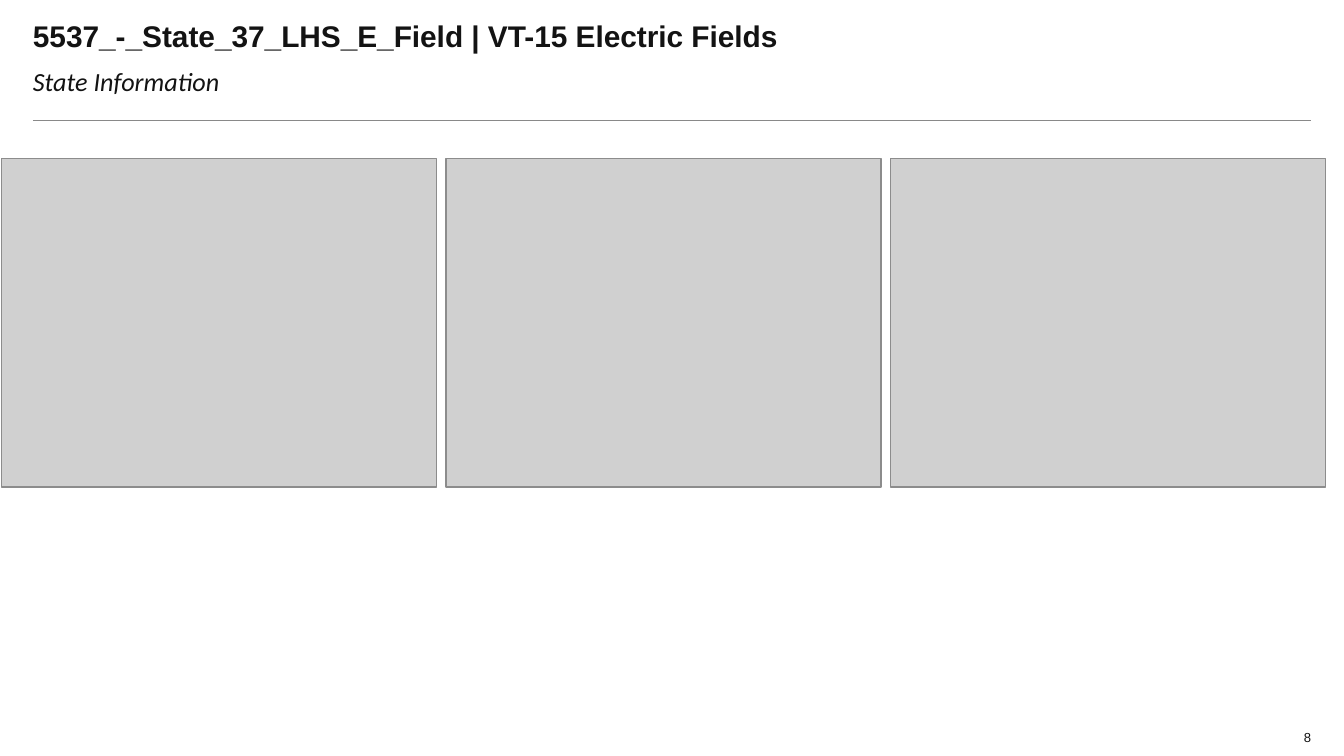
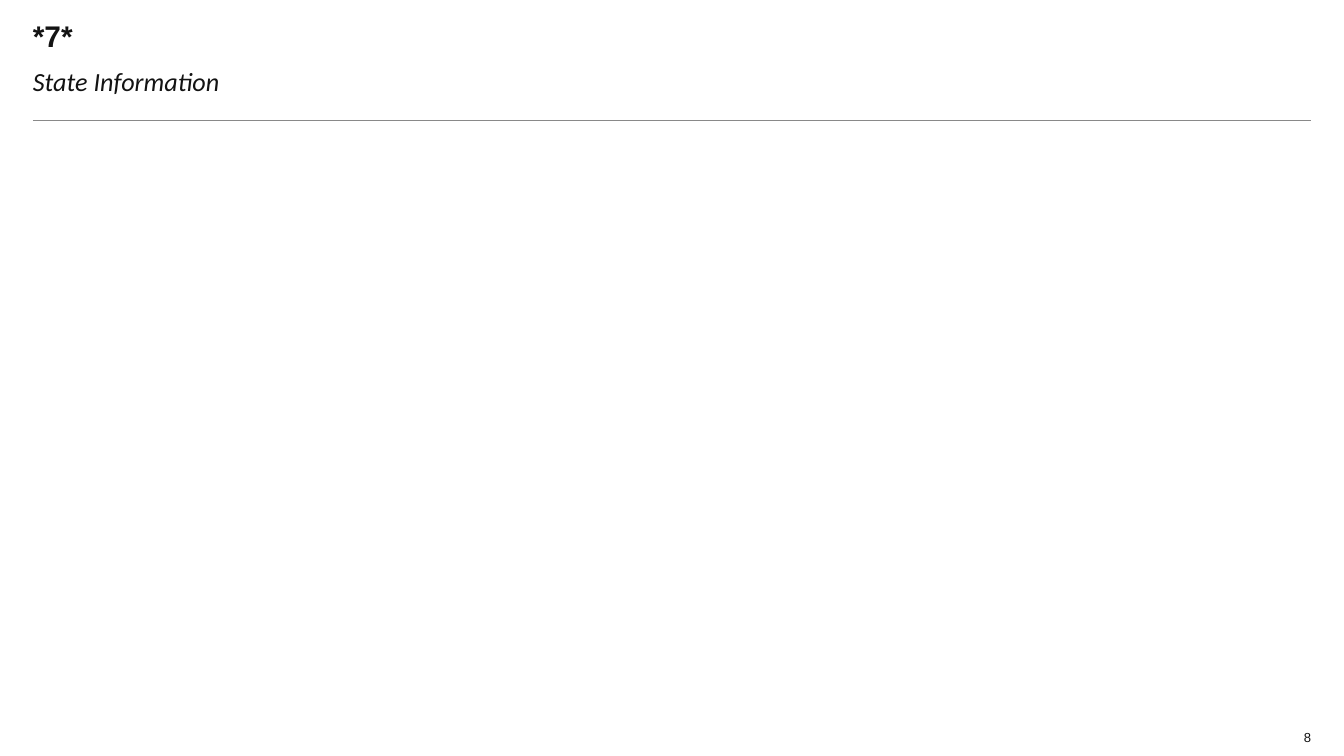
Before and after one commit to Laurapaws/graphGrabber, a slide deck: slide 8 of newDeck.pptx. Drawn at 1344x756 pixels with LibreOffice and Linux fonts; fonts in the diff are those of the drawing; grey boxes stand for pictures; background and template pictures are left out. Boxes give left, top, right and bottom in pixels: in the first picture for what was removed or moved away, otherwise in the second. Text is boxed around its words. In the diff, an @@ line names an element or a change of style, - is before the commit and + after.

```diff
--- a/newDeck.pptx
+++ b/newDeck.pptx
@@ title at (x1=33, y1=26, x2=73, y2=47): text changed @@
-5537_-_State_37_LHS_E_Field | VT-15 Electric Fields
+*7*
@@ picture removed at (x1=1, y1=159, x2=437, y2=487) @@
@@ picture removed at (x1=446, y1=159, x2=882, y2=487) @@
@@ picture removed at (x1=890, y1=159, x2=1325, y2=487) @@
```
Also in this commit, not shown: 8 other slides changed, 1 other file.
